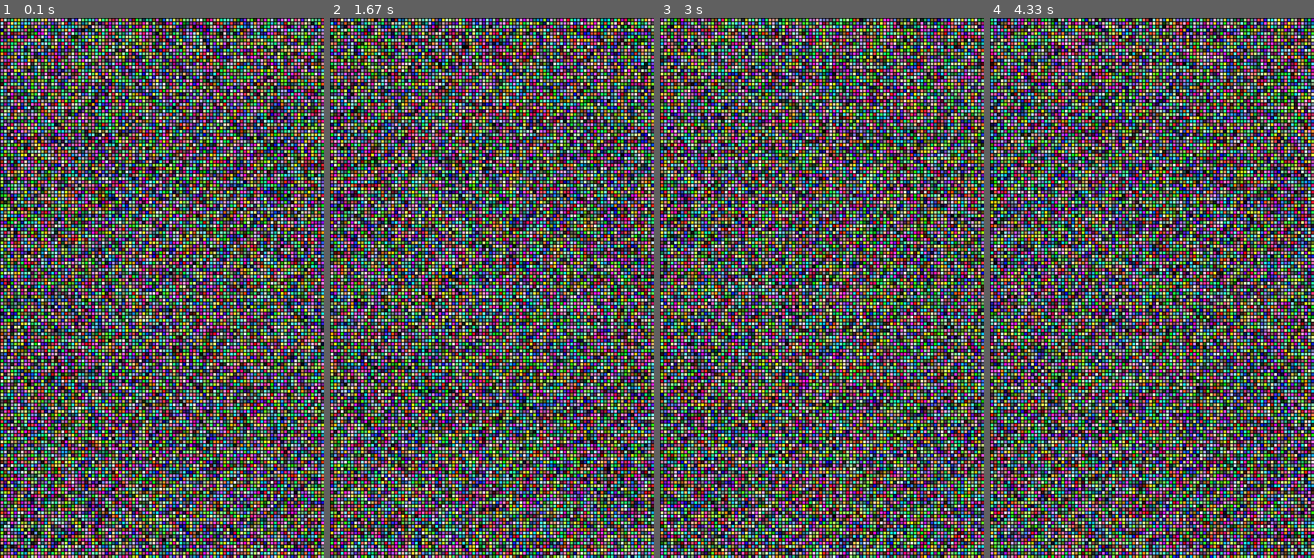
Above: before the commit, frames 1-4 (left to right).
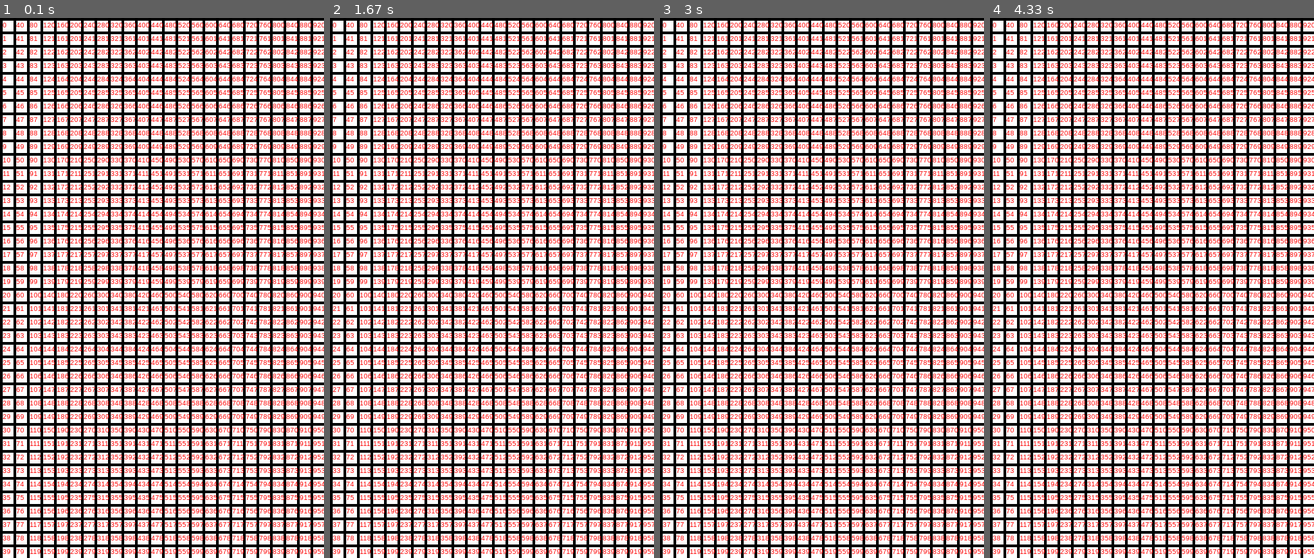
Above: after the commit, the same moments.

Repository: razekmh/painter
Game: pygame game, started from pixel_art_geom.py
Same seed, same stepped clock (60 frames per second), same inputs: the game is played once before the commit and once after it.
Inputs:
- Up to frame 1 (0.1 s): no input
- Up to frame 2 (1.67 s): no input
- Up to frame 3 (3 s): no input
- Up to frame 4 (4.33 s): no input

The runs differ from the first frame. In frame 1, 87% of the frame differs, in the area x 0-100%, y 0-100%; in frame 2, 87%; in frame 3, 87%; in frame 4, 87%.

Commit message:
add print square index

Diff:
--- a/pixel_art_geom.py
+++ b/pixel_art_geom.py
@@ -9,7 +9,7 @@
 sqr_width = 10
 sqr_height = 10
 
-size_of_cell = 5
+size_of_cell = 20
 count_of_rows = int(screen_width / size_of_cell)
 count_of_cols = int(screen_height / size_of_cell)
 sqr_width = sqr_height = size_of_cell
@@ -33,24 +33,41 @@
     for i in range(0, count_of_rows):
         for j in range(0, count_of_cols):
             white_colour = (255, 255, 255)
-            dict_of_squares[square_index] = (
-                pygame.Rect(
+            dict_of_squares[square_index] = {
+                "location": pygame.Rect(
                     (i * size_of_cell) + badding,
                     (j * size_of_cell) + badding,
                     sqr_width - badding,
                     sqr_height - badding,
                 ),
-                white_colour,
-            )
+                "colour": white_colour,
+            }
+            square_index += 1
+    print(square_index)
+    return dict_of_squares
 
-            square_index = +1
 
+def write_numbers_on_squares(dict_of_squares):
+    font = pygame.font.SysFont("Arial", 10)
+    for square_index, square_info in dict_of_squares.items():
+        screen.blit(
+            font.render(str(int(square_index)), True, (255, 0, 0)),
+            square_info["location"],
+        )
+
+
+def colour_specific_squares(dict_of_squares):
+    for square_index in list_of_colouring:
+        dict_of_squares[square_index] = {
+            "location": dict_of_squares[square_index]["location"],
+            "colour": (255, 0, 0),
+        }
     return dict_of_squares
 
 
 def draw_squares_from_dict(dict_of_squares):
     for square_index, square_info in dict_of_squares.items():
-        pass
+        pygame.draw.rect(screen, square_info["colour"], square_info["location"])
 
 
 def draw_grid_of_squares():
@@ -78,7 +95,10 @@
             break
     screen.fill((0, 0, 0))
     # draw_two_rects()
-    draw_grid_of_squares()
+    # draw_grid_of_squares()
+    dict_of_squares = create_dict_of_squares()
+    draw_squares_from_dict(dict_of_squares)
+    write_numbers_on_squares(dict_of_squares)
     pygame.display.update()
 
 pygame.quit()
